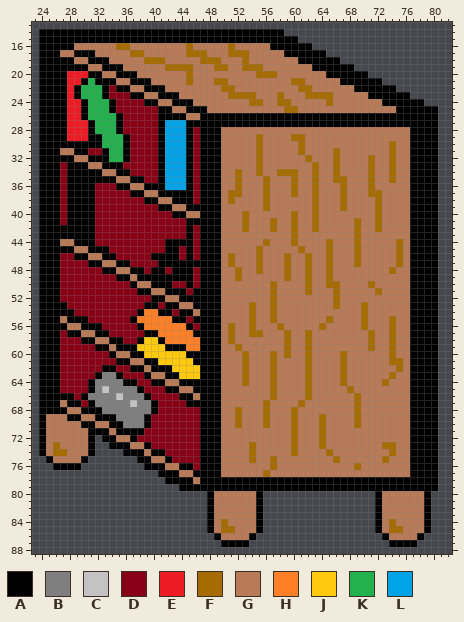
Edited in one commit: sprite sheet (Assets/Bookcase.png). The picture above was drawn from the file before the commit.
The file is 96x96 pixels. Shown: x 23..82, y 13..88.
Palette (. is transparent): A #000000  B #7f7f7f  C #c3c3c3  D #880015  E #ed1c24  F #a66c00  G #b97a57  H #ff7f27  J #ffc90e  K #22b14c  L #00a2e8
Pixels before (only the part around the change), first column x 23:
31 .AAAGGAADDAKKADDDDALLLAD
32 .AAAAAGGAAAKKADDDDALLLAD
33 .AAADAAAGGAAADDDDDALLLAD
34 .AAADAAAAAGGAADDDDALLLAD
35 .AAADAAAAAAAGGAADDALLLAD
36 .AAADAAAADDDAAGGAAALLLAD
37 .AAADAAAADDDDDAAGGAAAAAD
38 .AAADAAAADDDDDDDAAGGAAAD
39 .AAADAAAADDDDDDDDDAAGGAA
40 .AAADAAAADDDDDDDDDDDAAGG
41 .AAADAAAADDDDDDDDDDDDDAA
42 .AAAAAAAADDDDDDDDDDDDDAD
43 .AAAAAAAADDDDDDDDDDDDDAD
44 .AAAGGAAADDDDDDDDDDAAAAD
45 .AAAAAGGAAADDDDDDDDAADAD
46 .AAADDAAGGAADDDDDAAAADAD
47 .AAADDDDAAGGAADDDDAAAAAA
48 .AAADDDDDDAAGGAADAADAAAD
49 .AAADDDDDDDDAAGAAAAAAAAD
50 .AAADDDDDDDDDDAGGAAADDAD
51 .AAADDDDDDDDDDDAAGGAAADA
52 .AAADDDDDDDDDDDDDAAGGAAA
53 .AAAADDDDDDDDDDDAADAAGGA
54 .AAAAADDDDDDDDDAHHAADAAG
55 .AAAGAAADDDDDDAHHHHHAADA
56 .AAAAGGAAADDDDDAHHHHHHAD
57 .AAADAAGGAADDDDDAAHHHHHA
58 .AAADDDAAGGAADDAJJAHHHHH
Once edited:
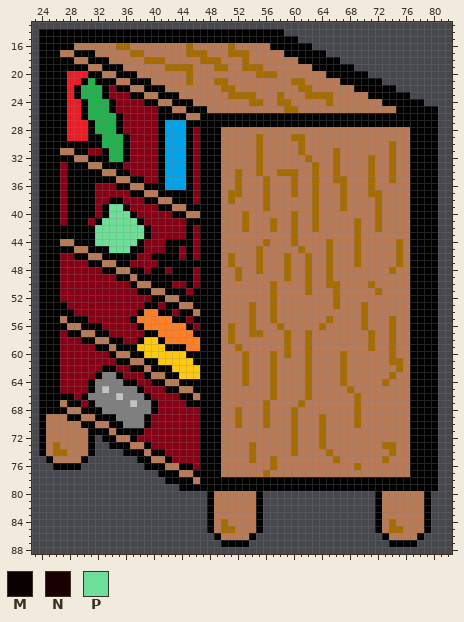
Colours new in this view: M #080001  N #190003  P #6edf99
Edits made:
y 38: x 34..35 DD -> AA
y 39: x 33..36 DDDD -> APPN
y 40: x 33..37 DDDDD -> APPPM
y 41: x 31..38 ADDDDDDD -> DAPPPPPA
y 42..43: x 32..39 DDDDDDDD -> PPPPPPPA
y 44: x 32..38 DDDDDDD -> PPPPPPA
y 45: x 34..38 DDDDD -> PPPAA
y 46: x 35..37 DDD -> AAA
